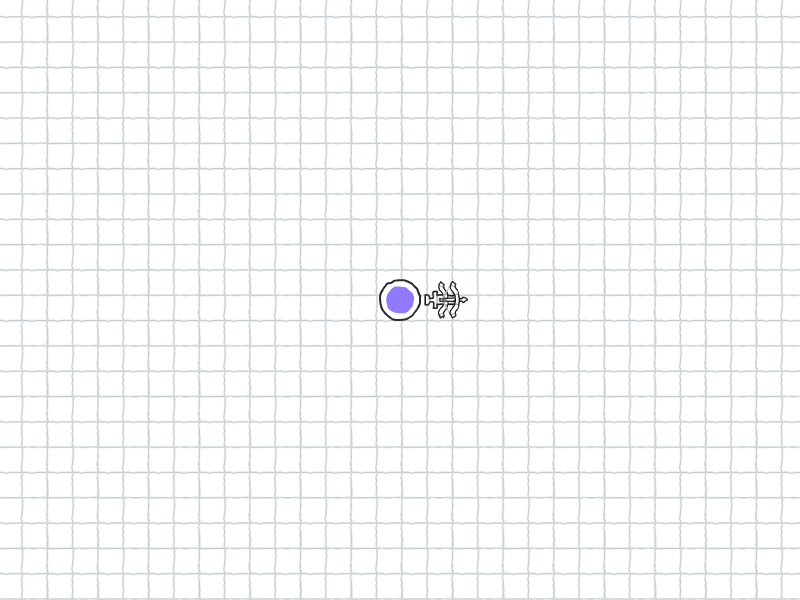
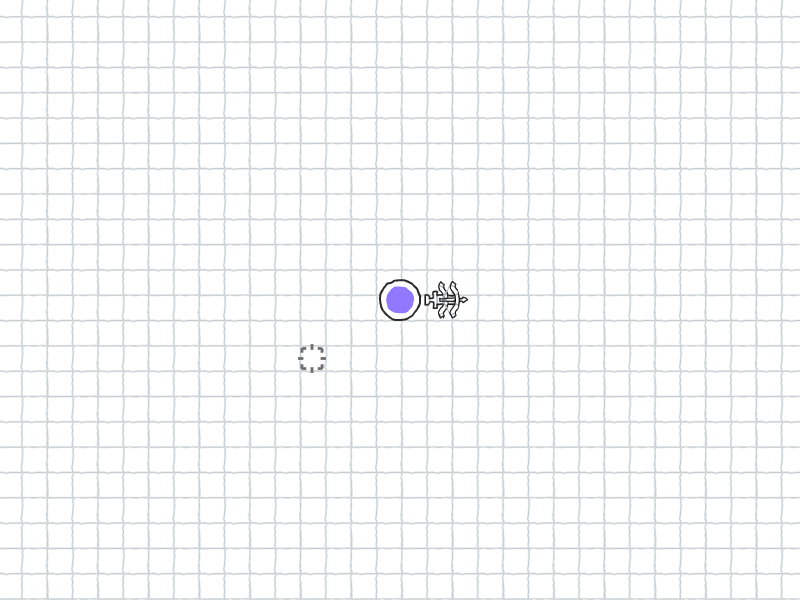
Revision of a layered (800, 600) image; what changed, layer by layer:
added layer "crosshair039" above "sampleMap" over [298,344,326,373]
